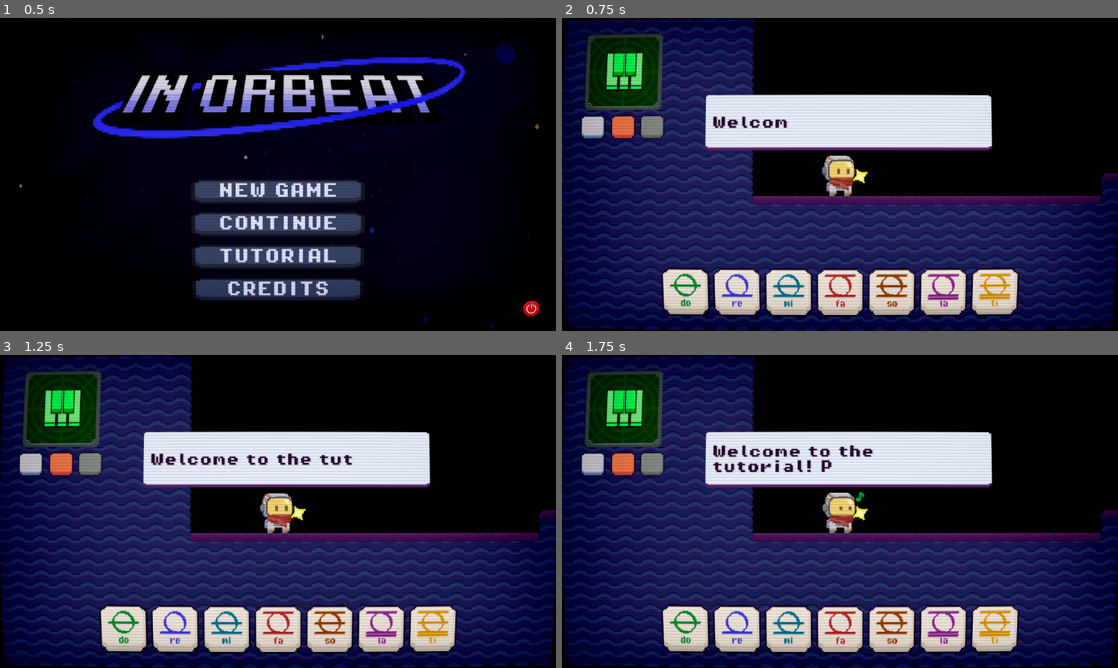
Above: before the commit, frames 1-4 (two rows, left to right).
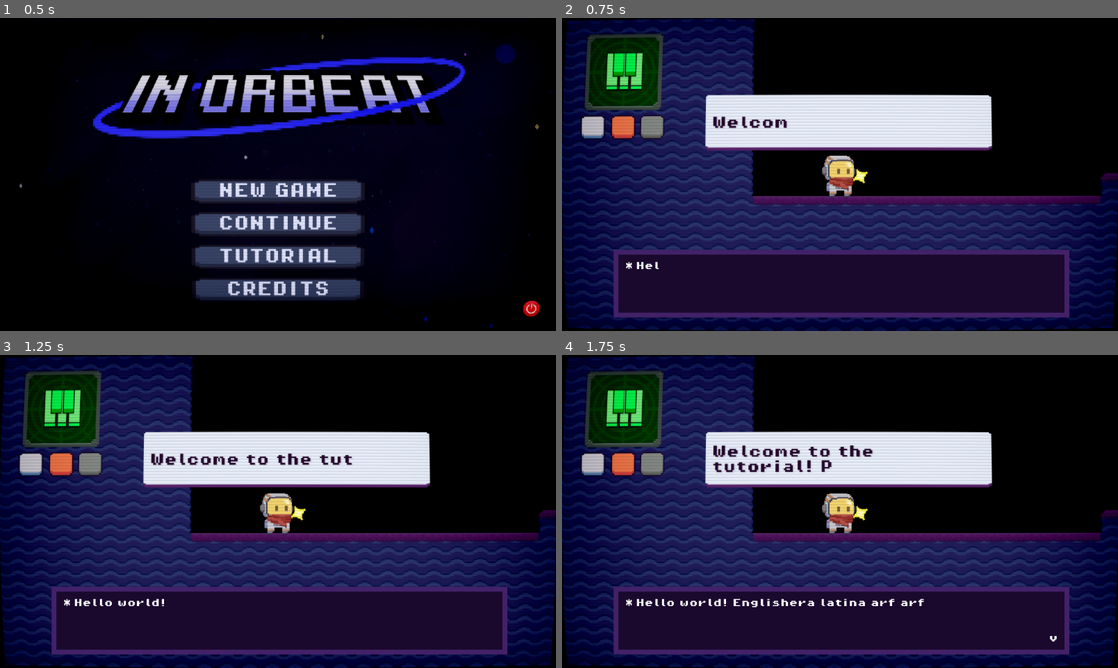
Above: after the commit, the same moments.

Repository: Washington99/musicplatformer
Game: Godot game, scene res://Scenes/main_menu.tscn
The game is run twice, just before and just after one commit, with the same random seed, the same clock (stepped at 60 frames per second) and the same inputs. Sound files missing from this copy of the repository are replaced by a short silence.
Inputs:
- Up to frame 1 (0.5 s): no input
- Up to frame 2 (0.75 s): click "TUTORIAL" at 0.5 s
- Up to frame 3 (1.25 s): no input
- Up to frame 4 (1.75 s): click "Do" at 1.25 s

Frame 1 is identical in both runs. In frame 2, 16% of the frame differs, in the area x 9-92%, y 74-96%; in frame 3, 16%; in frame 4, 16%, in the area x 9-92%, y 43-96%.

Commit message:
Layering issue fix

Diff:
--- a/Scenes/level_1.tscn
+++ b/Scenes/level_1.tscn
@@ -207,8 +207,8 @@
 sprite_frames = SubResource("SpriteFrames_8nek2")
 frame_progress = 0.79224
 
-[node name="MusicComet" parent="TileMap" instance=ExtResource("6_au214")]
-position = Vector2(910, 511)
+[node name="MusicComet" parent="." instance=ExtResource("6_au214")]
+position = Vector2(910, 513)
 notes_list = Array[String](["piano_1", "piano_3", "piano_5"])
 next_scene_path = "res://Scenes/level_2.tscn"
 is_randomized = true
@@ -217,46 +217,46 @@
 position = Vector2(518.071, 493.564)
 
 [node name="Gate" parent="Gates" node_paths=PackedStringArray("needed_vertices", "lifeform") instance=ExtResource("2_ycc87")]
-position = Vector2(33.929, 1.43601)
+position = Vector2(33.929, 2.43601)
 needed_vertices = [NodePath("../../Vertices/switch")]
 lifeform = NodePath("../../Lifeforms/Lifeform")
 
 [node name="Gate2" parent="Gates" node_paths=PackedStringArray("needed_vertices", "lifeform") instance=ExtResource("2_ycc87")]
-position = Vector2(178.929, 1.43601)
+position = Vector2(178.929, 2.43601)
 needed_vertices = [NodePath("../../Vertices/switch"), NodePath("../../Vertices/switch3")]
 lifeform = NodePath("../../Lifeforms/Lifeform2")
 
 [node name="Gate3" parent="Gates" node_paths=PackedStringArray("needed_vertices", "lifeform") instance=ExtResource("2_ycc87")]
-position = Vector2(317.929, 1.43601)
+position = Vector2(317.929, 2.43601)
 needed_vertices = [NodePath("../../Vertices/switch"), NodePath("../../Vertices/switch2"), NodePath("../../Vertices/switch3")]
 lifeform = NodePath("../../Lifeforms/Lifeform3")
 
 [node name="Gate4" parent="Gates" node_paths=PackedStringArray("needed_vertices", "lifeform") instance=ExtResource("2_ycc87")]
-position = Vector2(-242.071, 1.43604)
+position = Vector2(-242.071, 2.43604)
 needed_vertices = [NodePath("../../Vertices/switch"), NodePath("../../Vertices/switch2")]
 lifeform = NodePath("../../Lifeforms/Lifeform4")
 
 [node name="Lifeforms" type="Node2D" parent="."]
 
 [node name="Lifeform" parent="Lifeforms" instance=ExtResource("3_oleg4")]
-position = Vector2(554, 447)
+position = Vector2(554, 448)
 song_list = Array[String](["piano_1"])
 is_lifeform_for_vertice = true
 
 [node name="Lifeform2" parent="Lifeforms" instance=ExtResource("3_oleg4")]
-position = Vector2(699, 446)
+position = Vector2(699, 448)
 song_list = Array[String](["piano_1", "piano_3"])
 num_songs = 2
 is_lifeform_for_vertice = true
 
 [node name="Lifeform3" parent="Lifeforms" instance=ExtResource("3_oleg4")]
-position = Vector2(837, 447)
+position = Vector2(837, 448)
 song_list = Array[String](["piano_1", "piano_3", "piano_5"])
 num_songs = 3
 is_lifeform_for_vertice = true
 
 [node name="Lifeform4" parent="Lifeforms" instance=ExtResource("3_oleg4")]
-position = Vector2(337, 510)
+position = Vector2(337, 512)
 song_list = Array[String](["piano_3", "piano_5"])
 num_songs = 2
 is_lifeform_for_vertice = true
@@ -265,17 +265,17 @@
 position = Vector2(221, 432)
 
 [node name="switch" parent="Vertices" instance=ExtResource("4_xyqpw")]
-position = Vector2(179, 15)
+position = Vector2(179, 17)
 trigger_keys = Array[String](["piano_1", "piano_3"])
 notes_selection = Array[String](["1", "3", "5"])
 
 [node name="switch2" parent="Vertices" instance=ExtResource("4_xyqpw")]
-position = Vector2(99, 15)
+position = Vector2(99, 17)
 trigger_keys = Array[String](["piano_3", "piano_5"])
 notes_selection = Array[String](["1", "3", "5"])
 
 [node name="switch3" parent="Vertices" instance=ExtResource("4_xyqpw")]
-position = Vector2(3, 80)
+position = Vector2(3, 81)
 trigger_keys = Array[String](["piano_3"])
 notes_selection = Array[String](["1", "3", "5"])
 
--- a/Scenes/level_2.tscn
+++ b/Scenes/level_2.tscn
@@ -204,13 +204,13 @@
 sprite_frames = SubResource("SpriteFrames_ir7xb")
 
 [node name="Mover" parent="." node_paths=PackedStringArray("lifeform", "dest_for_decreasing", "dest_for_increasing") instance=ExtResource("2_xrnc4")]
-position = Vector2(864, 495)
+position = Vector2(864, 498)
 lifeform = NodePath("Lifeform")
 dest_for_decreasing = NodePath("low")
 dest_for_increasing = NodePath("high")
 
 [node name="Lifeform" parent="Mover" instance=ExtResource("3_6qweu")]
-position = Vector2(-48, -271)
+position = Vector2(-48, -274)
 song_list = Array[String](["piano_10"])
 notes_selection = Array[String](["8", "10"])
 
@@ -221,7 +221,7 @@
 position = Vector2(-373, -140)
 
 [node name="Mover2" parent="." node_paths=PackedStringArray("lifeform", "dest_for_decreasing", "dest_for_increasing") instance=ExtResource("2_xrnc4")]
-position = Vector2(283, 433)
+position = Vector2(283, 434)
 lifeform = NodePath("Lifeform2")
 dest_for_decreasing = NodePath("low")
 dest_for_increasing = NodePath("high")
@@ -238,13 +238,13 @@
 position = Vector2(364, -79)
 
 [node name="Mover3" parent="." node_paths=PackedStringArray("lifeform", "dest_for_decreasing", "dest_for_increasing") instance=ExtResource("2_xrnc4")]
-position = Vector2(544, 286)
+position = Vector2(544, 289)
 lifeform = NodePath("Lifeform3")
 dest_for_decreasing = NodePath("low")
 dest_for_increasing = NodePath("high")
 
 [node name="Lifeform3" parent="Mover3" instance=ExtResource("3_6qweu")]
-position = Vector2(-195, -62)
+position = Vector2(-199, -65)
 song_list = Array[String](["piano_6"])
 notes_selection = Array[String](["8", "10"])
 
@@ -255,13 +255,13 @@
 position = Vector2(-166, 23)
 
 [node name="MusicComet" parent="." instance=ExtResource("4_iueeh")]
-position = Vector2(561, 223)
+position = Vector2(561, 225)
 notes_list = Array[String](["piano_6", "piano_8", "piano_10", "piano_12"])
 next_scene_path = "res://Scenes/level_3.tscn"
 is_randomized = true
 
 [node name="player" parent="." instance=ExtResource("5_ewanq")]
-position = Vector2(353.656, 317.043)
+position = Vector2(326.572, 321.978)
 allowed_instruments = Array[String](["piano"])
 allowed_notes = Array[String](["6", "8", "10", "12"])
 level = 2
--- a/Scenes/level_3.tscn
+++ b/Scenes/level_3.tscn
@@ -203,7 +203,7 @@
 lifeform = NodePath("Lifeform")
 
 [node name="Lifeform" parent="Gate" instance=ExtResource("4_um06f")]
-position = Vector2(-8.50336, 60.4995)
+position = Vector2(-7.50336, 60.4996)
 rotation = -1.57074
 scale = Vector2(0.5, 0.5)
 song_list = Array[String](["violin_1", "violin_5"])
@@ -213,14 +213,14 @@
 is_lifeform_for_vertice = true
 
 [node name="switch" parent="Gate" instance=ExtResource("6_ashhn")]
-position = Vector2(-7.4986, -25.0004)
+position = Vector2(-6.9986, -25.0004)
 rotation = -1.57074
 scale = Vector2(0.5, 0.5)
 trigger_keys = Array[String](["violin_5", "violin_6"])
 notes_selection = Array[String](["1", "3", "5", "6"])
 
 [node name="switch2" parent="Gate" instance=ExtResource("6_ashhn")]
-position = Vector2(-7.49597, -75.5004)
+position = Vector2(-6.99597, -75.5004)
 rotation = -1.57074
 scale = Vector2(0.5, 0.5)
 trigger_keys = Array[String](["violin_1", "violin_3"])
@@ -234,7 +234,7 @@
 lifeform = NodePath("Lifeform")
 
 [node name="Lifeform" parent="Gate2" instance=ExtResource("4_um06f")]
-position = Vector2(-8.5, 63.5)
+position = Vector2(-8, 63.5)
 rotation = -1.57074
 scale = Vector2(0.5, 0.5)
 song_list = Array[String](["violin_1", "violin_6"])
@@ -244,14 +244,14 @@
 is_lifeform_for_vertice = true
 
 [node name="switch" parent="Gate2" instance=ExtResource("6_ashhn")]
-position = Vector2(-7.99805, -25.0004)
+position = Vector2(-7.49805, -25.0004)
 rotation = -1.57074
 scale = Vector2(0.5, 0.5)
 trigger_keys = Array[String](["violin_5", "violin_6"])
 notes_selection = Array[String](["1", "3", "5", "6"])
 
 [node name="switch2" parent="Gate2" instance=ExtResource("6_ashhn")]
-position = Vector2(-8, -78)
+position = Vector2(-7.5, -78)
 rotation = -1.57074
 scale = Vector2(0.5, 0.5)
 trigger_keys = Array[String](["violin_1", "violin_3"])
@@ -265,7 +265,7 @@
 lifeform = NodePath("Lifeform")
 
 [node name="Lifeform" parent="Gate3" instance=ExtResource("4_um06f")]
-position = Vector2(-30, -51.5)
+position = Vector2(-29.5, -51.5)
 rotation = -1.57074
 scale = Vector2(0.5, 0.5)
 song_list = Array[String](["violin_3", "violin_6"])
@@ -275,14 +275,14 @@
 is_lifeform_for_vertice = true
 
 [node name="switch" parent="Gate3" instance=ExtResource("6_ashhn")]
-position = Vector2(-13.5, 59)
+position = Vector2(-13, 59)
 rotation = -1.57074
 scale = Vector2(0.5, 0.5)
 trigger_keys = Array[String](["violin_5", "violin_6"])
 notes_selection = Array[String](["1", "3", "5", "6"])
 
 [node name="switch2" parent="Gate3" instance=ExtResource("6_ashhn")]
-position = Vector2(-29.5, 89)
+position = Vector2(-29, 89)
 rotation = -1.57074
 scale = Vector2(0.5, 0.5)
 trigger_keys = Array[String](["violin_1", "violin_3"])
@@ -296,7 +296,7 @@
 lifeform = NodePath("Lifeform")
 
 [node name="Lifeform" parent="Gate4" instance=ExtResource("4_um06f")]
-position = Vector2(-9, -69)
+position = Vector2(-8, -69)
 rotation = -1.57074
 scale = Vector2(0.5, 0.5)
 song_list = Array[String](["violin_3", "violin_6"])
@@ -306,14 +306,14 @@
 is_lifeform_for_vertice = true
 
 [node name="switch" parent="Gate4" instance=ExtResource("6_ashhn")]
-position = Vector2(-7.99997, 52.5)
+position = Vector2(-7.49997, 52.5)
 rotation = -1.57074
 scale = Vector2(0.5, 0.5)
 trigger_keys = Array[String](["violin_5", "violin_6"])
 notes_selection = Array[String](["1", "3", "5", "6"])
 
 [node name="switch2" parent="Gate4" instance=ExtResource("6_ashhn")]
-position = Vector2(-8.5, -19.5)
+position = Vector2(-7.5, -19.5)
 rotation = -1.57074
 scale = Vector2(0.5, 0.5)
 trigger_keys = Array[String](["violin_1", "violin_3"])
@@ -342,7 +342,7 @@
 metadata/_edit_use_anchors_ = true
 
 [node name="MusicComet" parent="." instance=ExtResource("2_eywsk")]
-position = Vector2(719, 640)
+position = Vector2(719, 641)
 notes_list = Array[String](["violin_6", "violin_3", "violin_5", "violin_1"])
 num_notes_to_play = 4
 next_scene_path = "res://Scenes/level_4.tscn"
--- a/Scenes/level_4.tscn
+++ b/Scenes/level_4.tscn
@@ -197,25 +197,25 @@
 sprite_frames = SubResource("SpriteFrames_77qnh")
 
 [node name="Mover" parent="." node_paths=PackedStringArray("lifeform", "dest_for_decreasing", "dest_for_increasing") instance=ExtResource("5_ochdl")]
-position = Vector2(291, 495)
+position = Vector2(291, 498)
 lifeform = NodePath("Lifeform5")
 dest_for_decreasing = NodePath("low")
 dest_for_increasing = NodePath("high")
 
 [node name="Lifeform5" parent="Mover" instance=ExtResource("6_fvukg")]
-position = Vector2(-68, 16)
+position = Vector2(-68, 14)
 song_list = Array[String](["violin_5"])
 instruments_selection = Array[String](["violin"])
 notes_selection = Array[String](["3", "5", "6", "8", "10"])
 
 [node name="high" type="Node2D" parent="Mover"]
-position = Vector2(172.342, -320.957)
+position = Vector2(172.342, -310.957)
 
 [node name="low" type="Node2D" parent="Mover"]
 position = Vector2(220.48, -146.34)
 
 [node name="Mover2" parent="." node_paths=PackedStringArray("lifeform", "dest_for_decreasing", "dest_for_increasing") instance=ExtResource("5_ochdl")]
-position = Vector2(818, 496)
+position = Vector2(818, 498)
 lifeform = NodePath("Lifeform6")
 dest_for_decreasing = NodePath("low")
 dest_for_increasing = NodePath("high")
@@ -227,20 +227,20 @@
 notes_selection = Array[String](["3", "5", "6", "8", "10"])
 
 [node name="high" type="Node2D" parent="Mover2"]
-position = Vector2(-129, -315)
+position = Vector2(-127, -300)
 
 [node name="low" type="Node2D" parent="Mover2"]
-position = Vector2(-173, -149)
+position = Vector2(-177, -148)
 
 [node name="Gates" type="Node2D" parent="."]
 
 [node name="Gate" parent="Gates" node_paths=PackedStringArray("needed_vertices", "lifeform") instance=ExtResource("7_ap246")]
-position = Vector2(801, 193)
+position = Vector2(801, 192)
 needed_vertices = [NodePath("../../Switches/switch"), NodePath("../../Switches/switch2"), NodePath("../../Switches/switch3"), NodePath("../../Switches/switch4")]
 lifeform = NodePath("Lifeform")
 
 [node name="Lifeform" parent="Gates/Gate" instance=ExtResource("6_fvukg")]
-position = Vector2(-62, 14)
+position = Vector2(-62, 16)
 song_list = Array[String](["violin_3", "violin_6", "violin_8", "violin_10"])
 instruments_selection = Array[String](["violin"])
 notes_selection = Array[String](["1", "3", "5", "6", "8", "10", "12"])
@@ -258,12 +258,12 @@
 is_lifeform_for_vertice = true
 
 [node name="Gate3" parent="Gates" node_paths=PackedStringArray("needed_vertices", "lifeform") instance=ExtResource("7_ap246")]
-position = Vector2(800, 319)
+position = Vector2(800, 320)
 needed_vertices = [NodePath("../../Switches/switch3")]
 lifeform = NodePath("Lifeform3")
 
 [node name="Lifeform3" parent="Gates/Gate3" instance=ExtResource("6_fvukg")]
-position = Vector2(-64, 17)
+position = Vector2(-64, 16)
 song_list = Array[String](["violin_1"])
 instruments_selection = Array[String](["violin"])
 notes_selection = Array[String](["1", "3", "5", "6", "8", "10", "12"])
@@ -275,7 +275,7 @@
 lifeform = NodePath("Lifeform4")
 
 [node name="Lifeform4" parent="Gates/Gate4" instance=ExtResource("6_fvukg")]
-position = Vector2(63, 15)
+position = Vector2(63, 16)
 song_list = Array[String](["violin_3"])
 instruments_selection = Array[String](["violin"])
 notes_selection = Array[String](["1", "3", "5", "6", "8", "10", "12"])
@@ -284,7 +284,7 @@
 [node name="Switches" type="Node2D" parent="."]
 
 [node name="switch" parent="Switches" instance=ExtResource("8_3fc3o")]
-position = Vector2(224, 336)
+position = Vector2(224, 337)
 trigger_keys = Array[String](["violin_8"])
 notes_selection = Array[String](["1", "3", "5", "6", "8", "10", "12"])
 
@@ -294,12 +294,12 @@
 notes_selection = Array[String](["1", "3", "5", "6", "8", "10", "12"])
 
 [node name="switch3" parent="Switches" instance=ExtResource("8_3fc3o")]
-position = Vector2(568, 512)
+position = Vector2(568, 513)
 trigger_keys = Array[String](["violin_1", "violin_3"])
 notes_selection = Array[String](["1", "3", "5", "6", "8", "10", "12"])
 
 [node name="switch4" parent="Switches" instance=ExtResource("8_3fc3o")]
-position = Vector2(225, 208)
+position = Vector2(225, 209)
 trigger_keys = Array[String](["violin_10"])
 notes_selection = Array[String](["1", "3", "5", "6", "8", "10", "12"])
 
@@ -319,7 +319,7 @@
 mesh = SubResource("QuadMesh_rfykk")
 
 [node name="MusicComet" parent="." instance=ExtResource("12_3d0p0")]
-position = Vector2(886, 207)
+position = Vector2(886, 209)
 notes_list = Array[String](["violin_1", "violin_3", "violin_5", "violin_10", "violin_12"])
 num_notes_to_play = 4
 next_scene_path = "res://Scenes/level_5.tscn"
--- a/Scenes/level_5.tscn
+++ b/Scenes/level_5.tscn
@@ -221,7 +221,7 @@
 dest_for_increasing = NodePath("right_node")
 
 [node name="Lifeform" parent="Mover2" instance=ExtResource("6_nvxae")]
-position = Vector2(-139, 13)
+position = Vector2(-140, 14)
 song_list = Array[String](["piano_5"])
 instruments_selection = Array[String](["piano", "violin"])
 notes_selection = Array[String](["3", "5", "6", "8", "10"])
@@ -239,7 +239,7 @@
 dest_for_increasing = NodePath("right_node")
 
 [node name="Lifeform" parent="Mover3" instance=ExtResource("6_nvxae")]
-position = Vector2(79.7085, 12.9957)
+position = Vector2(79.7085, 13.9957)
 song_list = Array[String](["piano_5"])
 instruments_selection = Array[String](["piano", "violin"])
 notes_selection = Array[String](["3", "5", "6", "8", "10"])
@@ -257,7 +257,7 @@
 dest_for_increasing = NodePath("right_node")
 
 [node name="Lifeform" parent="Mover4" instance=ExtResource("6_nvxae")]
-position = Vector2(-160, -19)
+position = Vector2(-161, -18)
 song_list = Array[String](["piano_5"])
 instruments_selection = Array[String](["piano", "violin"])
 notes_selection = Array[String](["3", "5", "6", "8", "10"])
@@ -275,7 +275,7 @@
 dest_for_increasing = NodePath("right_node")
 
 [node name="Lifeform" parent="Mover5" instance=ExtResource("6_nvxae")]
-position = Vector2(62, 29)
+position = Vector2(61, 30)
 song_list = Array[String](["piano_5"])
 instruments_selection = Array[String](["piano", "violin"])
 notes_selection = Array[String](["3", "5", "6", "8", "10"])
@@ -293,7 +293,7 @@
 dest_for_increasing = NodePath("right_node")
 
 [node name="Lifeform" parent="Mover6" instance=ExtResource("6_nvxae")]
-position = Vector2(73, 13)
+position = Vector2(73, 14)
 song_list = Array[String](["piano_5"])
 instruments_selection = Array[String](["piano", "violin"])
 notes_selection = Array[String](["3", "5", "6", "8", "10"])
@@ -311,7 +311,7 @@
 dest_for_increasing = NodePath("right_node")
 
 [node name="Lifeform" parent="Mover7" instance=ExtResource("6_nvxae")]
-position = Vector2(-226, -4)
+position = Vector2(-227, -2)
 song_list = Array[String](["piano_5"])
 instruments_selection = Array[String](["piano", "violin"])
 notes_selection = Array[String](["3", "5", "6", "8", "10"])
@@ -330,7 +330,7 @@
 lifeform = NodePath("Lifeform")
 
 [node name="Lifeform" parent="Gate" instance=ExtResource("6_nvxae")]
-position = Vector2(6.50001, 91.5)
+position = Vector2(7, 90.5)
 rotation = -1.5708
 scale = Vector2(0.5, 0.5)
 song_list = Array[String](["piano_3", "piano_6"])
@@ -346,7 +346,7 @@
 lifeform = NodePath("Lifeform")
 
 [node name="Lifeform" parent="Gate2" instance=ExtResource("6_nvxae")]
-position = Vector2(-8.5, 55)
+position = Vector2(-8, 51.5)
 rotation = -1.5708
 scale = Vector2(0.5, 0.5)
 song_list = Array[String](["violin_10", "violin_12"])
@@ -362,7 +362,7 @@
 lifeform = NodePath("Lifeform")
 
 [node name="Lifeform" parent="Gate3" instance=ExtResource("6_nvxae")]
-position = Vector2(21.5, 71)
+position = Vector2(22, 71)
 rotation = -1.5708
 scale = Vector2(0.5, 0.5)
 song_list = Array[String](["piano_1", "piano_5", "violin_8"])
@@ -388,37 +388,37 @@
 mesh = SubResource("QuadMesh_nmo12")
 
 [node name="switch" parent="." instance=ExtResource("11_m38g6")]
-position = Vector2(876, 608)
+position = Vector2(876, 609)
 trigger_keys = Array[String](["piano_1"])
 notes_selection = Array[String](["1", "3", "5", "6", "8", "10", "12"])
 
 [node name="switch2" parent="." instance=ExtResource("11_m38g6")]
-position = Vector2(559.878, 607.291)
+position = Vector2(559.878, 609.291)
 trigger_keys = Array[String](["piano_5"])
 notes_selection = Array[String](["1", "3", "5", "6", "8", "10", "12"])
 
 [node name="switch3" parent="." instance=ExtResource("11_m38g6")]
-position = Vector2(365.151, 559.781)
+position = Vector2(365.151, 560.781)
 trigger_keys = Array[String](["violin_8"])
 notes_selection = Array[String](["1", "3", "5", "6", "8", "10", "12"])
 
 [node name="switch4" parent="." instance=ExtResource("11_m38g6")]
-position = Vector2(480, 335)
+position = Vector2(479, 337)
 trigger_keys = Array[String](["violin_10"])
 notes_selection = Array[String](["1", "3", "5", "6", "8", "10", "12"])
 
 [node name="switch5" parent="." instance=ExtResource("11_m38g6")]
-position = Vector2(383.704, 431.817)
+position = Vector2(383.704, 432.817)
 trigger_keys = Array[String](["violin_12"])
 notes_selection = Array[String](["1", "3", "5", "6", "8", "10", "12"])
 
 [node name="switch6" parent="." instance=ExtResource("11_m38g6")]
-position = Vector2(663.083, 240.413)
+position = Vector2(663.083, 241.413)
 trigger_keys = Array[String](["piano_3"])
 notes_selection = Array[String](["1", "3", "5", "6", "8", "10", "12"])
 
 [node name="switch7" parent="." instance=ExtResource("11_m38g6")]
-position = Vector2(285.119, 272.16)
+position = Vector2(285.119, 273.16)
 trigger_keys = Array[String](["piano_6"])
 notes_selection = Array[String](["1", "3", "5", "6", "8", "10", "12"])
 
@@ -431,7 +431,7 @@
 metadata/_edit_use_anchors_ = true
 
 [node name="MusicComet" parent="." instance=ExtResource("13_8b1dv")]
-position = Vector2(1083, 608)
+position = Vector2(1083, 610)
 notes_list = Array[String](["piano_1", "violin_5", "piano_3", "violin_8", "violin_12"])
 num_notes_to_play = 5
 next_scene_path = "res://Scenes/main_menu.tscn"
--- a/Scenes/level_tutorial.tscn
+++ b/Scenes/level_tutorial.tscn
@@ -202,8 +202,8 @@
 scale = Vector2(0.48, 0.48)
 sprite_frames = SubResource("SpriteFrames_qej7n")
 
-[node name="MusicComet" parent="TileMap" instance=ExtResource("6_pkbct")]
-position = Vector2(364, 176)
+[node name="MusicComet" parent="." instance=ExtResource("6_pkbct")]
+position = Vector2(363, 177)
 notes_list = Array[String](["piano_1", "piano_3", "piano_1"])
 next_scene_path = "res://Scenes/level_1.tscn"
 
@@ -213,7 +213,6 @@
 allowed_notes = Array[String](["1", "3", "5", "6", "8", "10", "12"])
 
 [node name="MessageBox" parent="player" instance=ExtResource("8_ekvtt")]
-visible = false
 
 [node name="OnscreenKeyboard" parent="player" instance=ExtResource("7_gjfwi")]
 level = 3
@@ -230,12 +229,12 @@
 lifeform = NodePath("Lifeform")
 
 [node name="Lifeform" parent="Gate" instance=ExtResource("6_4ndgs")]
-position = Vector2(36, -50)
+position = Vector2(36, -49)
 song_list = Array[String](["piano_3"])
 is_lifeform_for_vertice = true
 
 [node name="switch" parent="Gate" instance=ExtResource("12_asqfv")]
-position = Vector2(1, -49)
+position = Vector2(1, -48)
 trigger_keys = Array[String](["piano_3"])
 notes_selection = Array[String](["1", "3", "5"])
 
@@ -245,29 +244,30 @@
 lifeform = NodePath("Lifeform2")
 
 [node name="Lifeform2" parent="Gate2" instance=ExtResource("6_4ndgs")]
-position = Vector2(-42, -50)
+position = Vector2(-42, -49)
 song_list = Array[String](["piano_3"])
 notes_selection = Array[String](["1", "3"])
 is_lifeform_for_vertice = true
 
 [node name="switch2" parent="Gate2" instance=ExtResource("12_asqfv")]
-position = Vector2(-1, -50)
+position = Vector2(-1, -48)
 trigger_keys = Array[String](["piano_3"])
 notes_selection = Array[String](["1", "3"])
 
 [node name="Mover" parent="." node_paths=PackedStringArray("lifeform", "dest_for_decreasing", "dest_for_increasing") instance=ExtResource("10_2u0h3")]
-position = Vector2(891, 366)
+position = Vector2(891, 370)
 lifeform = NodePath("Lifeform")
 dest_for_decreasing = NodePath("decreasing")
 dest_for_increasing = NodePath("increasing")
 
 [node name="Lifeform" parent="Mover" instance=ExtResource("6_4ndgs")]
-position = Vector2(-274, 16)
+z_index = 0
+position = Vector2(-274, 14)
 song_list = Array[String](["piano_3"])
 notes_selection = Array[String](["3"])
 
 [node name="decreasing" type="Node2D" parent="Mover"]
-position = Vector2(10, -206)
+position = Vector2(10, -208)
 
 [node name="increasing" type="Node2D" parent="Mover"]
 position = Vector2(-96, 11)
